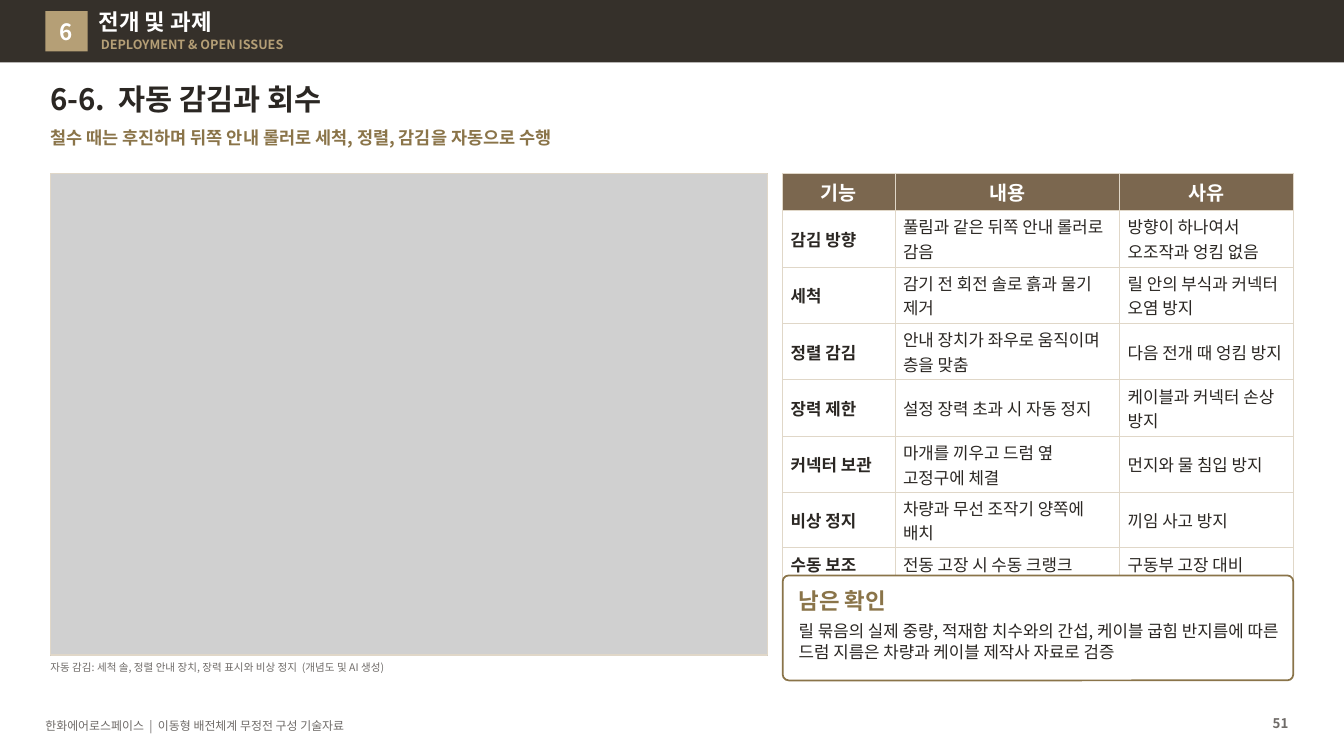
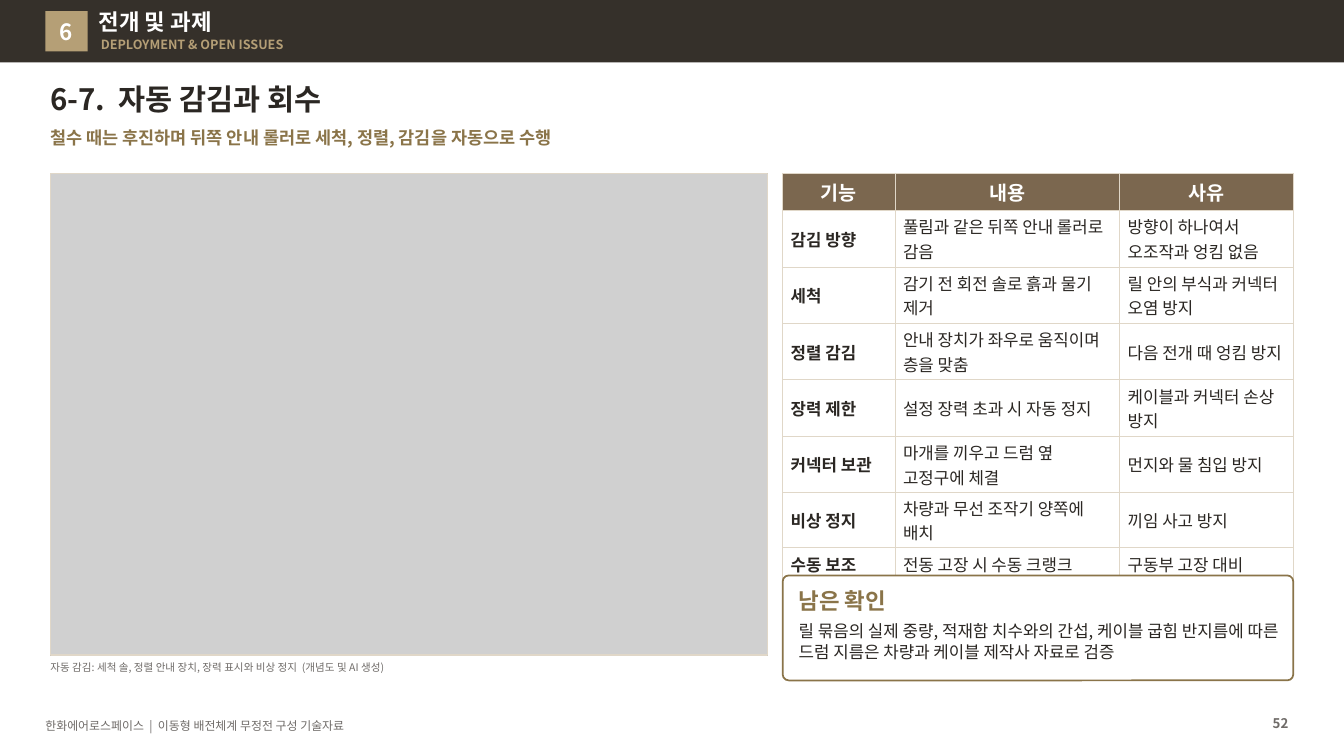
Before and after one commit to byunjd112-hue/headroom, a slide deck: slide 52 of mobile_ems/docs/out/IFPS_이동형배전체계_무정전구성_기술자료_Rev72.pptx (slide 51 before the commit). Drawn at 1344x756 pixels with LibreOffice and Linux fonts; fonts in the diff are those of the drawing; grey boxes stand for pictures. Boxes give left, top, right and bottom in pixels: in the first picture for what was removed or moved away, otherwise in the second. Text is boxed around its words. In the diff, an @@ line names an element or a change of style, - is before the commit and + after.

```diff
--- a/mobile_ems/docs/out/IFPS_이동형배전체계_무정전구성_기술자료_Rev72.pptx
+++ b/mobile_ems/docs/out/IFPS_이동형배전체계_무정전구성_기술자료_Rev72.pptx
@@ title at (50,85,321,113): text changed @@
-6-6. 자동 감김과 회수
+6-7. 자동 감김과 회수
@@ page number at (1273,718,1289,728): text changed @@
-51
+52
```
Also in this commit, not shown: 7 other slides changed, 1 slide added, 6 other files.
